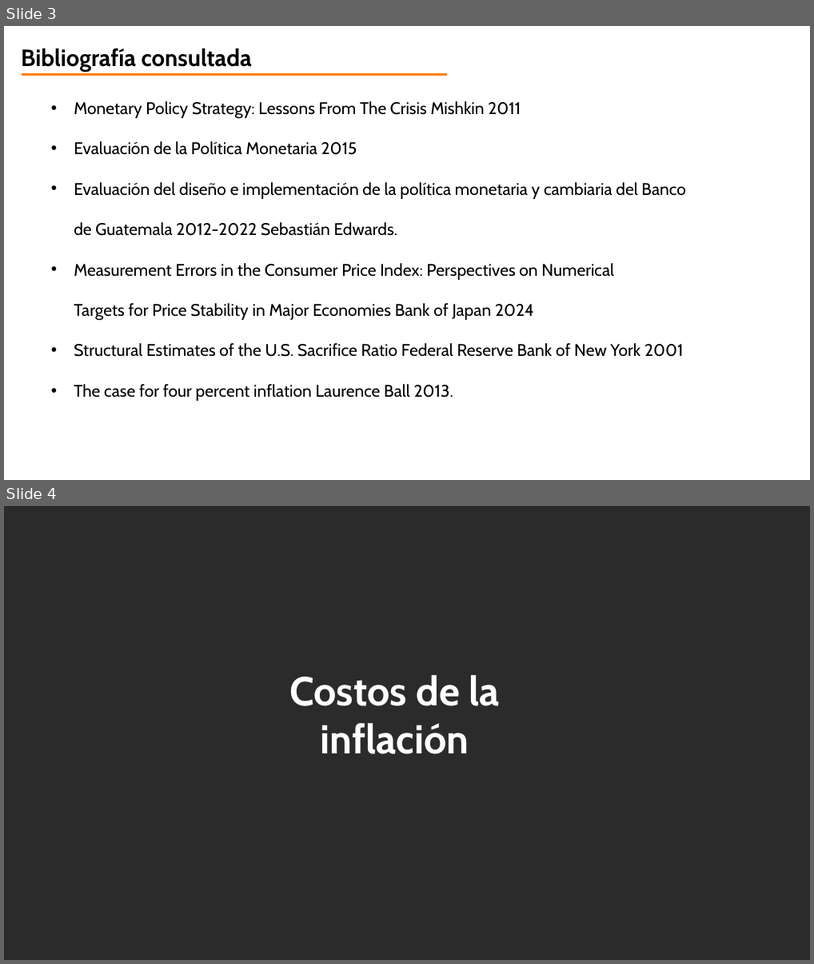
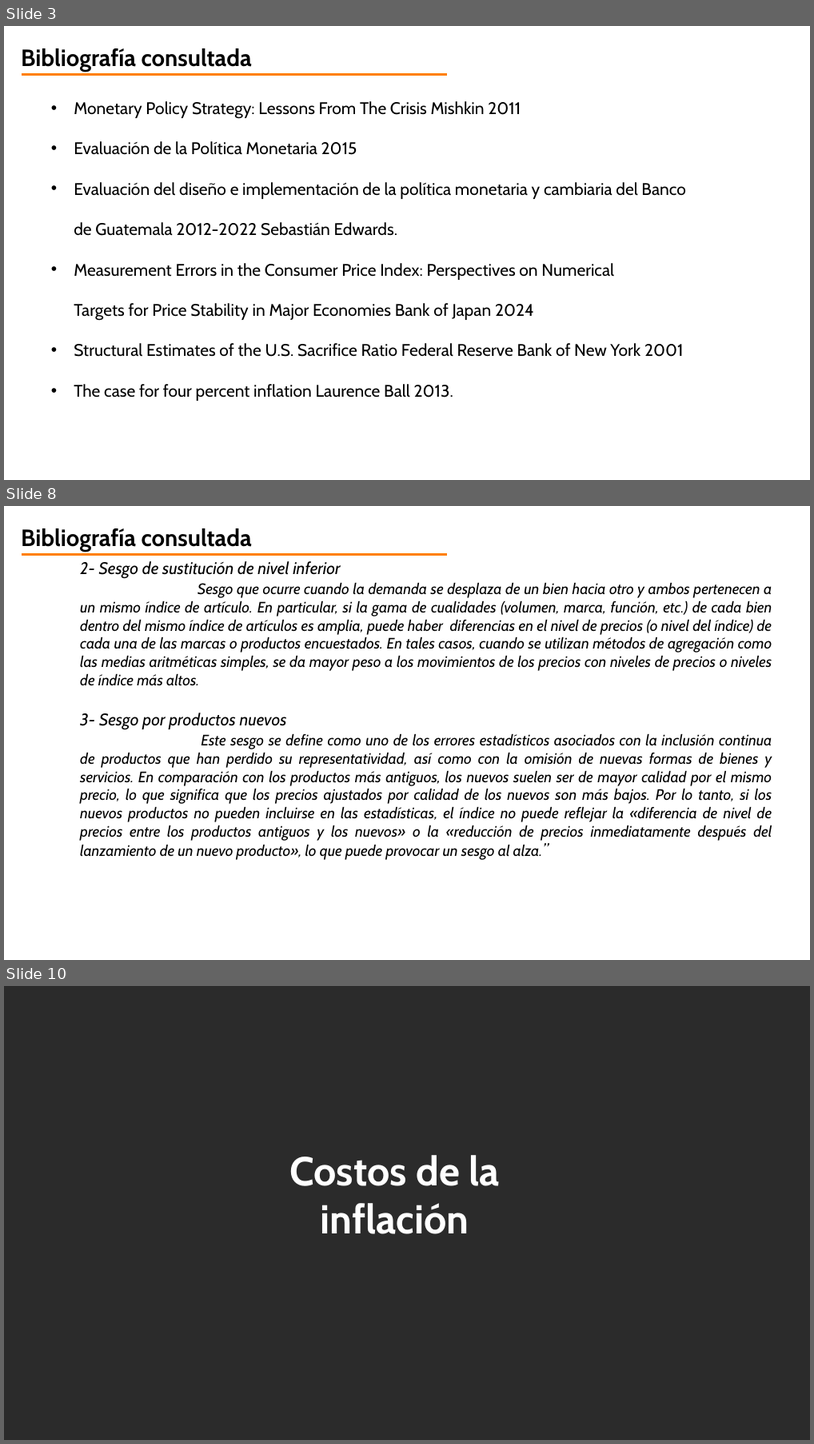
Before and after one commit to jorgeorenos/VAR_estimation, a slide deck: doc/aspectos conceptuales.pptx. Shown one above the other, each under a label of ours: slides 3 and 4 before the commit, slides 3, 8 and 10 after it; the slides between them are not shown. The pictures are 814x964 and 814x1444 pixels, drawn with LibreOffice and Linux fonts; fonts in the diff are those of the drawing; background and template pictures are left out; a plain dark background stands for a picture behind light text. Boxes give left, top, right and bottom in pixels: in the first picture for what was removed or moved away, otherwise in the second. Text is boxed around its words. In the diff, an @@ line names an element or a change of style, - is before the commit and + after.

```diff
--- a/doc/aspectos conceptuales.pptx
+++ b/doc/aspectos conceptuales.pptx
@@ slide 8 added at [4, 506, 810, 960], background picture (left out) @@
@@ text added at [21, 528, 252, 552], 28 pt, text #000000, bold @@
+Bibliografía consultada
@@ line added from (22, 554) to (447, 554), #FF7F00 3 pt @@
@@ text added at [80, 561, 773, 860], 18 pt, text #000000, italic @@
+  2- Sesgo de sustitución de nivel inferior
+  Sesgo que ocurre cuando la demanda se desplaza de un bien hacia otro y ambos pertenecen a un mismo índice de artículo. En particular, si la gama de cualidades (volumen, marca, función, etc.) de cada bien dentro del mismo índice de artículos es amplia, puede haber diferencias en el nivel de precios (o nivel del índice) de cada una de las marcas o productos encuestados. En tales casos, cuando se utilizan métodos de agregación como las medias aritméticas simples, se da mayor peso a los movimientos de los precios con niveles de precios o niveles de índice más altos.
+  3- Sesgo por productos nuevos
+  Este sesgo se define como uno de los errores estadísticos asociados con la inclusión continua de productos que han perdido su representatividad, así como con la omisión de nuevas formas de bienes y servicios. En comparación con los productos más antiguos, los nuevos suelen ser de mayor calidad por el mismo precio, lo que significa que los precios ajustados por calidad de los nuevos son más bajos. Por lo tanto, si los nuevos productos no pueden incluirse en las estadísticas, el índice no puede reflejar la «diferencia de nivel de precios entre los productos antiguos y los nuevos» o la «reducción de precios inmediatamente después del lanzamiento de un nuevo producto», lo que puede provocar un sesgo al alza.”
@@ what was slide 4 is now slide 10 @@
```
Also in this commit, not shown: 3 slides changed, 8 other slides added, 1 slide removed, 8 other files.
